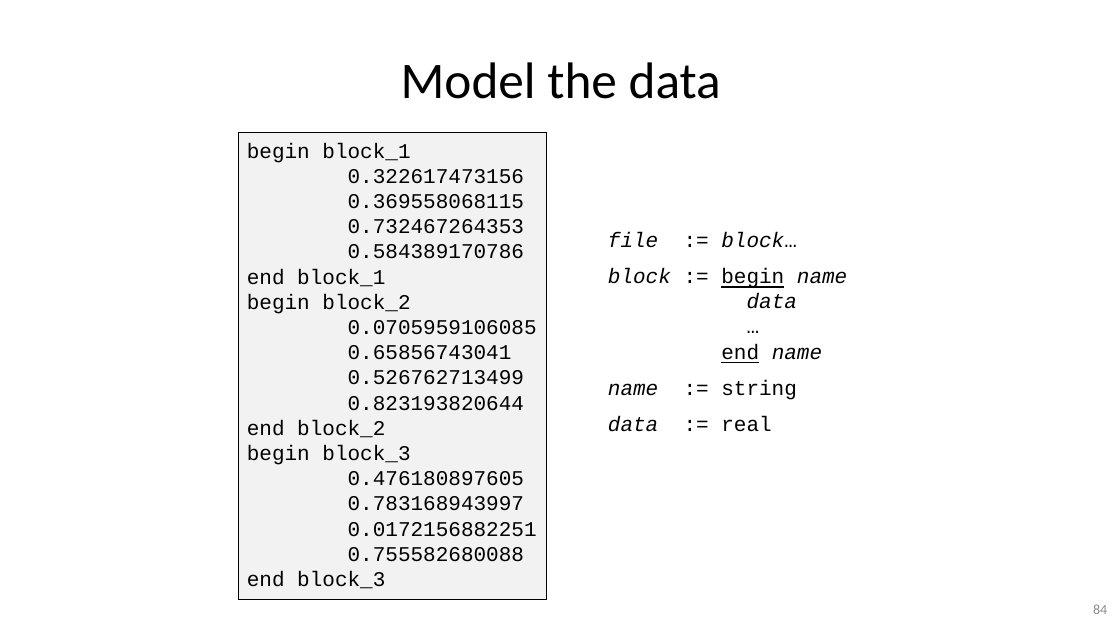
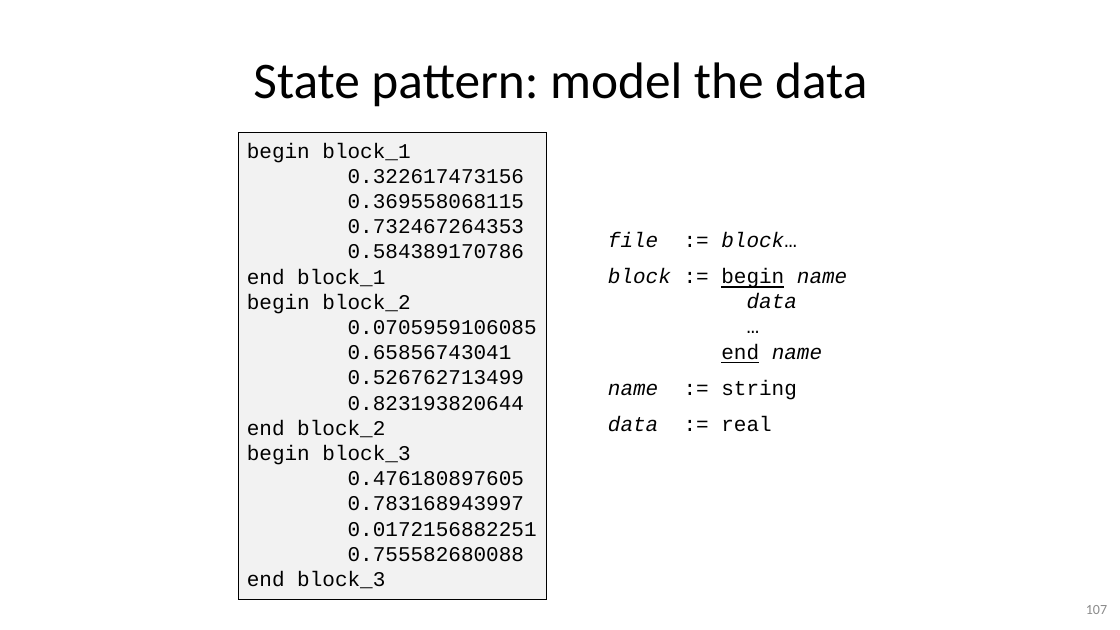
Before and after one commit to gjbex/Python-software-engineering, a slide deck: slide 107 of python_software_engineering.pptx (slide 84 before the commit). Drawn at 1120x630 pixels with LibreOffice and Linux fonts; fonts in the diff are those of the drawing. Boxes give left, top, right and bottom in pixels: in the first picture for what was removed or moved away, otherwise in the second. Text is boxed around its words. In the diff, an @@ line names an element or a change of style, - is before the commit and + after.

Commit message:
Add section on design patterns

```diff
--- a/python_software_engineering.pptx
+++ b/python_software_engineering.pptx
@@ title at <box>253,62,867,107</box>: text changed @@
-Model the data
+State pattern: model the data
@@ page number at <box>1086,605,1107,614</box>: text changed @@
-84
+107
```
Also in this commit, not shown: 11 other slides changed, 6 slides added.
